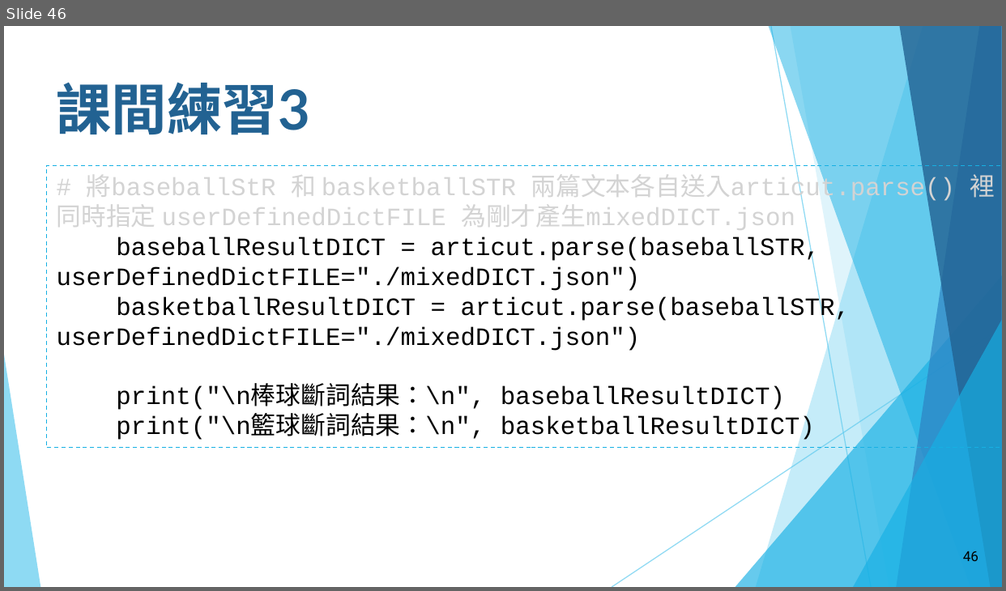
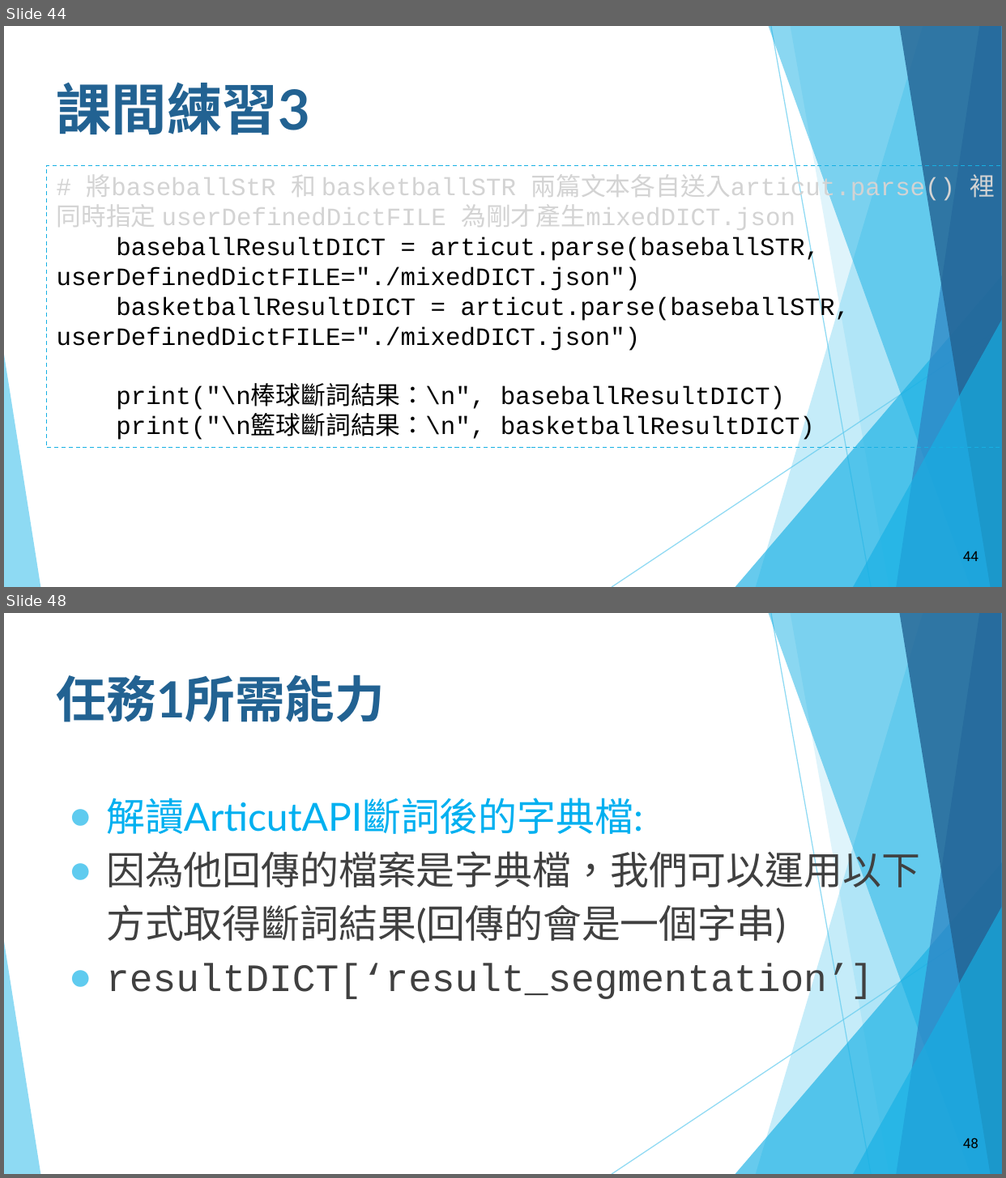
Before and after one commit to howardsukuan/textual-data-analysis-python, a slide deck: week01/文本分析與程式設計Week01_draft1.pptx. Shown one above the other, each under a label of ours: slide 46 before the commit, slides 44 and 48 after it; the slides between them are not shown. The pictures are 1006x591 and 1006x1178 pixels, drawn with LibreOffice and Linux fonts; fonts in the diff are those of the drawing. Boxes give left, top, right and bottom in pixels: in the first picture for what was removed or moved away, otherwise in the second. Text is boxed around its words. In the diff, an @@ line names an element or a change of style, - is before the commit and + after.

```diff
--- a/week01/文本分析與程式設計Week01_draft1.pptx
+++ b/week01/文本分析與程式設計Week01_draft1.pptx
@@ slide 48 added at box(4, 613, 1002, 1174), background #FFFFFF; not listed: 10 template elements that a slide beside it also shows @@
@@ title added at box(57, 675, 385, 722), 36 pt, text #226292, bold @@
+任務1所需能力
@@ text added at box(106, 798, 920, 1003), 28 pt, text #404040 @@
+● 解讀ArticutAPI斷詞後的字典檔:
+● 因為他回傳的檔案是字典檔，我們可以運用以下方式取得斷詞結果(回傳的會是一個字串)
+● resultDICT[‘result_segmentation’]
@@ page number added at box(963, 1138, 978, 1148), 10 pt, text #000000 @@
+48
@@ what was slide 46 is now slide 44 @@
@@ page number at box(963, 552, 978, 561): text changed @@
-46
+44
```
Also in this commit, not shown: 6 slides changed, 9 other slides added, 2 slides removed.
